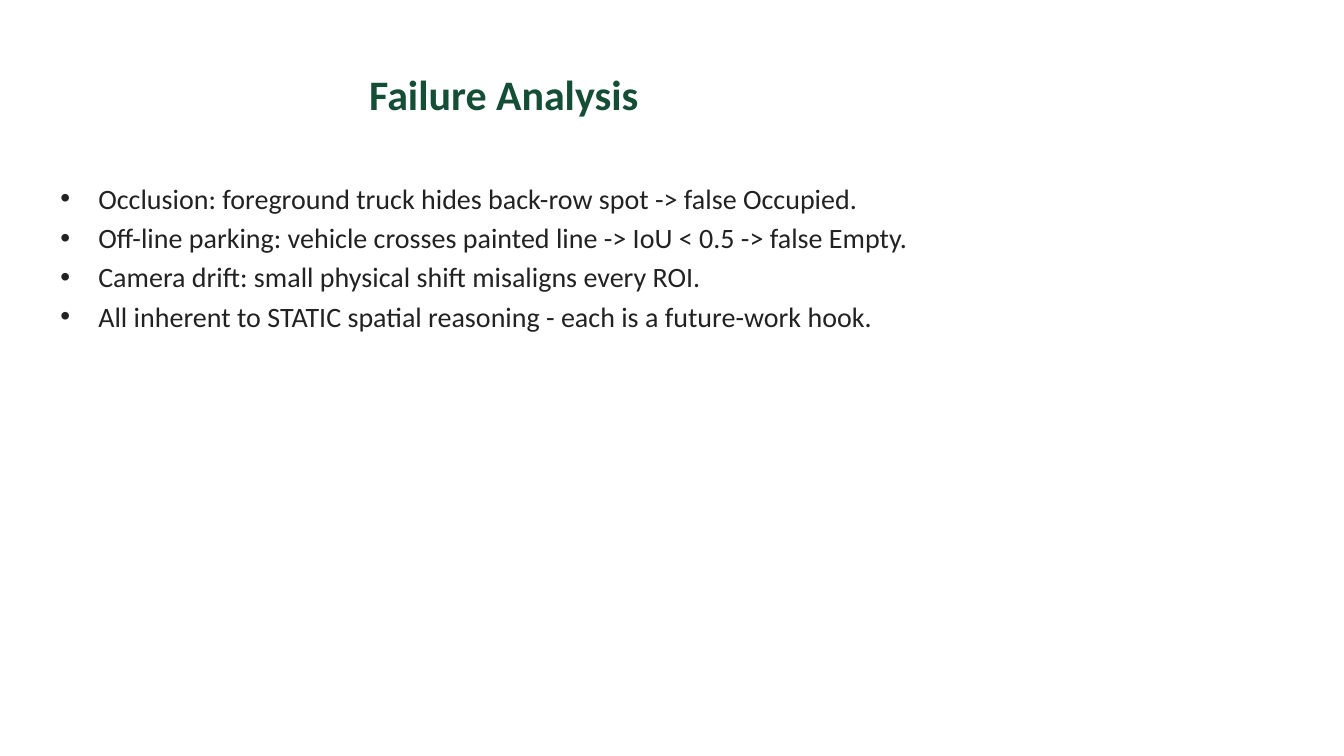
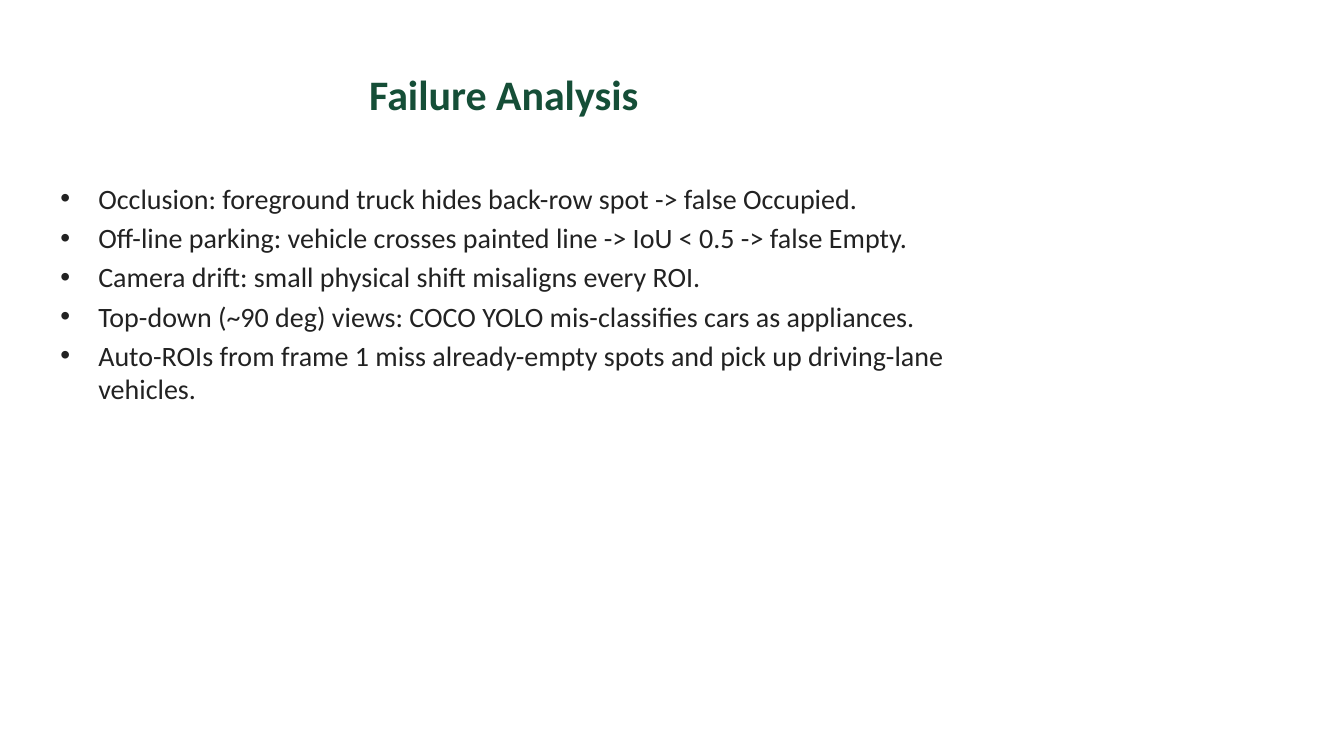
Before and after one commit to Eswar-deep/CV-assignment, a slide deck: slide 8 of presentation/slides.pptx. Drawn at 1344x756 pixels with LibreOffice and Linux fonts; fonts in the diff are those of the drawing. Boxes give left, top, right and bottom in pixels: in the first picture for what was removed or moved away, otherwise in the second. Text is boxed around its words. In the diff, an @@ line names an element or a change of style, - is before the commit and + after.

```diff
--- a/presentation/slides.pptx
+++ b/presentation/slides.pptx
@@ text at box(98, 306, 943, 399): text changed @@
-• All inherent to STATIC spatial reasoning - each is a future-work hook.
+• Top-down (~90 deg) views: COCO YOLO mis-classifies cars as appliances.
+• Auto-ROIs from frame 1 miss already-empty spots and pick up driving-lane vehicles.
```
Also in this commit, not shown: 2 other slides changed, 37 other files.
